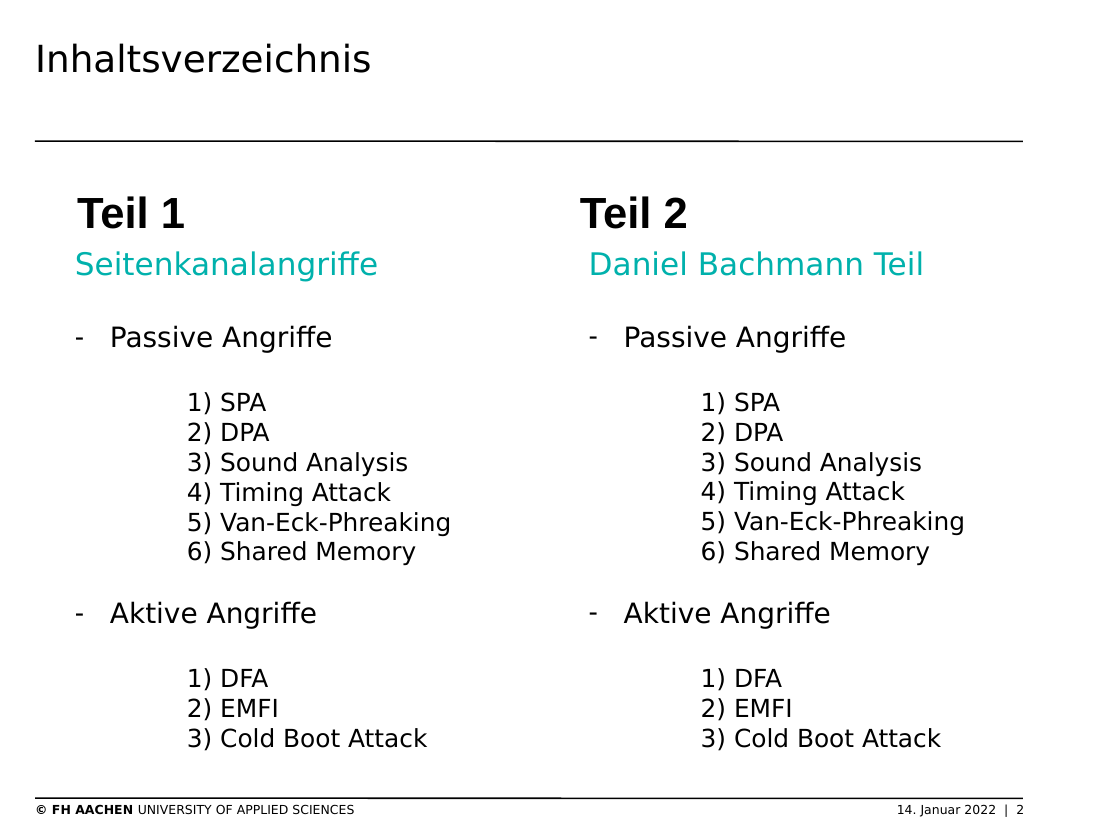
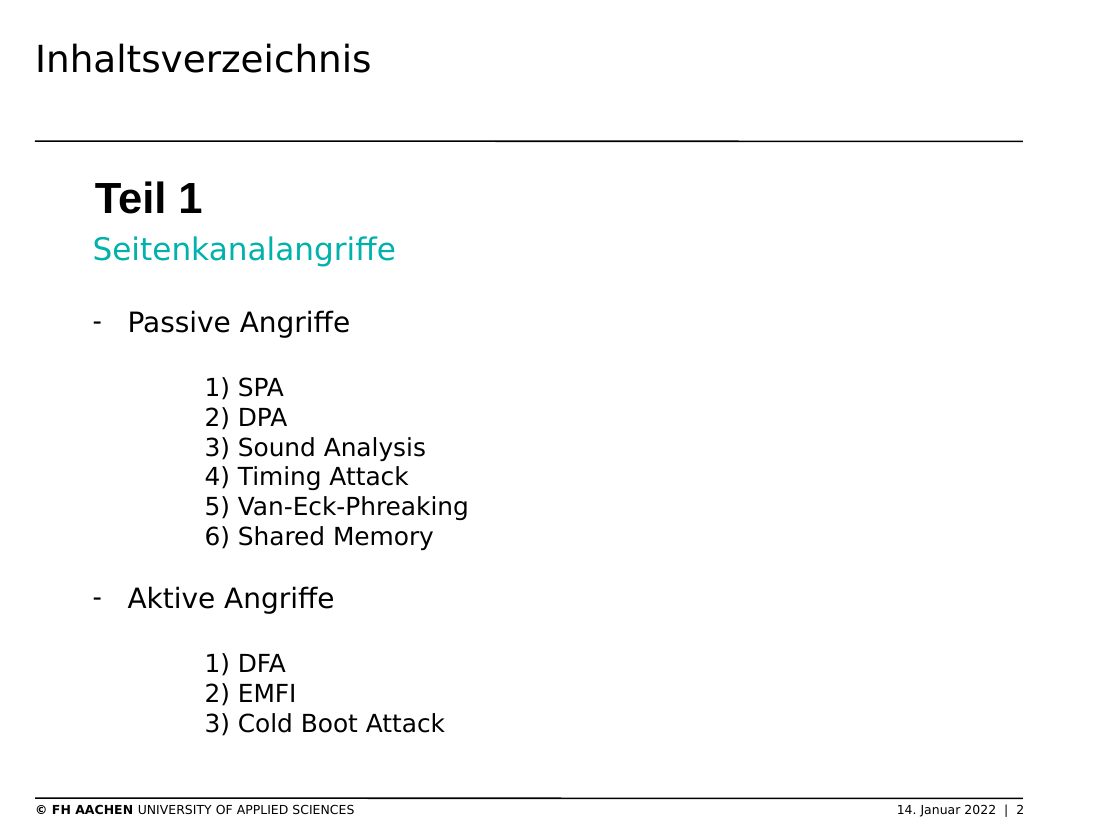
Before and after one commit to SchmickHub/Bachmann---Dahlhaus, a slide deck: slide 2 of HSM Mick(müssen noch zusammengefügt werden).pptx. Drawn at 1120x840 pixels with LibreOffice and Linux fonts; fonts in the diff are those of the drawing; background and template pictures are left out. Boxes give left, top, right and bottom in pixels: in the first picture for what was removed or moved away, otherwise in the second. Text is boxed around its words. In the diff, an @@ line names an element or a change of style, - is before the commit and + after.

Commit message:
final push

```diff
--- a/HSM Mick(müssen noch zusammengefügt werden).pptx
+++ b/HSM Mick(müssen noch zusammengefügt werden).pptx
@@ text "Teil 1" moved from (x1=77, y1=196, x2=185, y2=229) to (x1=95, y1=181, x2=202, y2=214) @@
@@ text removed at (x1=580, y1=196, x2=688, y2=229) @@
-Teil 2
@@ text "Seitenkanalangriffe" moved from (x1=75, y1=251, x2=451, y2=751) to (x1=93, y1=236, x2=469, y2=736) @@
@@ text removed at (x1=589, y1=251, x2=965, y2=751) @@
-Daniel Bachmann Teil
-– Passive Angriffe
-1) SPA
-2) DPA
-3) Sound Analysis
-4) Timing Attack
-5) Van-Eck-Phreaking
-6) Shared Memory
-– Aktive Angriffe
-1) DFA
-2) EMFI
-3) Cold Boot Attack
```
Also in this commit, not shown: 4 other slides changed, 26 slides added.
